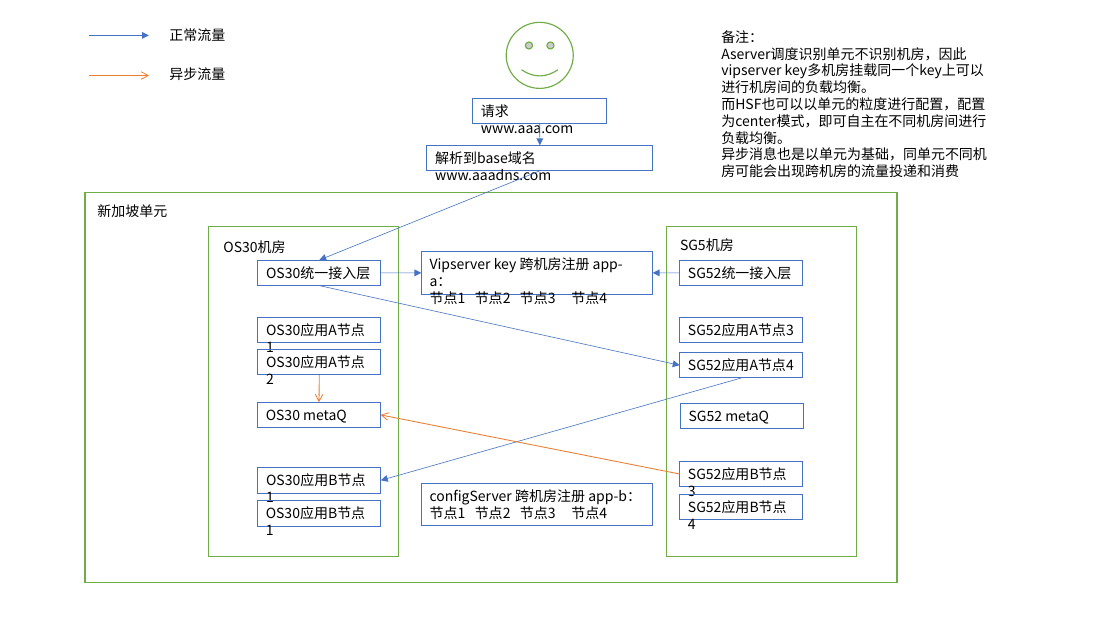
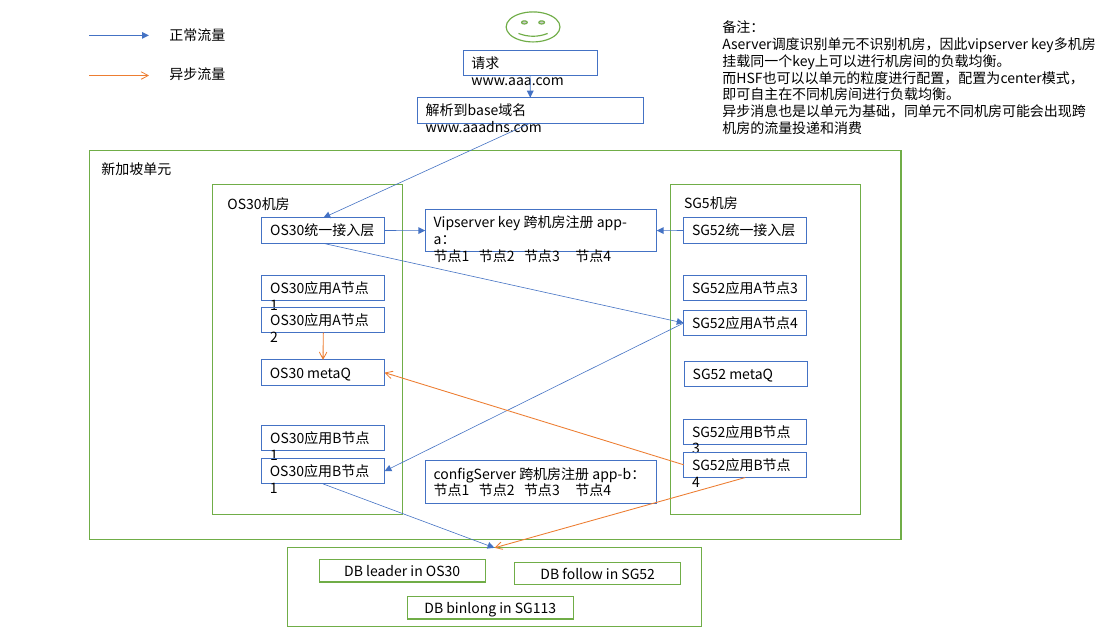
Before and after one commit to MeRcy-PM/record, a slide deck: slide 4 of ppt/tmp_ppt.pptx. Drawn at 1120x630 pixels with LibreOffice and Linux fonts; fonts in the diff are those of the drawing. Boxes give left, top, right and bottom in pixels: in the first picture for what was removed or moved away, otherwise in the second. Text is boxed around its words. In the diff, an @@ line names an element or a change of style, - is before the commit and + after.

```diff
--- a/ppt/tmp_ppt.pptx
+++ b/ppt/tmp_ppt.pptx
@@ smiley face: place and size @@
-smiley face at [507,23,574,89]
+smiley face at [507,12,560,42]
@@ text "备注：" rewrapped from [721,30,987,177] to [722,20,1086,134] @@
@@ 2 rectangles, 1 arrow: place and size @@
-2 rectangles, 1 arrow at [427,98,653,171]
+2 rectangles, 1 arrow at [418,50,644,123]
@@ arrow moved from (540, 171) - (319, 260) to (530, 124) - (323, 218) @@
@@ 6 rectangles, 2 arrows, 1 text: place and size @@
-6 rectangles, 2 arrows, 1 text at [208,227,857,557]
+6 rectangles, 2 arrows, 1 text at [213,184,860,514]
@@ arrow moved from (741, 378) - (381, 481) to (684, 323) - (385, 471) @@
@@ 10 rectangles, 2 texts, 2 arrows: place and size @@
-10 rectangles, 2 texts, 2 arrows at [85,192,897,582]
+10 rectangles, 2 texts, 2 arrows at [89,150,902,540]
@@ arrow moved from (680, 474) - (381, 415) to (684, 465) - (385, 373) @@
@@ rectangle "configServer 跨机房注册 app-b：": place and size @@
-rectangle "configServer 跨机房注册 app-b：" at [422,484,653,526]
+rectangle "configServer 跨机房注册 app-b：" at [425,461,656,503]
@@ arrow added from (745, 478) to (495, 548), #ED7D31 0.75 pt @@
@@ arrow added from (323, 484) to (495, 548), #4472C4 0.5 pt @@
@@ rectangle added at [287,548,702,627], fill #FFFFFF, outline #70AD47 1 pt @@
@@ rectangle added at [319,560,485,582], fill #FFFFFF, outline #70AD47 1 pt, 12 pt, text #000000 @@
+DB leader in OS30
@@ rectangle added at [515,562,681,585], fill #FFFFFF, outline #70AD47 1 pt, 12 pt, text #000000 @@
+DB follow in SG52
@@ rectangle added at [408,597,573,619], fill #FFFFFF, outline #70AD47 1 pt, 12 pt, text #000000 @@
+DB binlong in SG113
```
Also in this commit, not shown: 1 other slide changed, 1 slide added, 2 other files.
